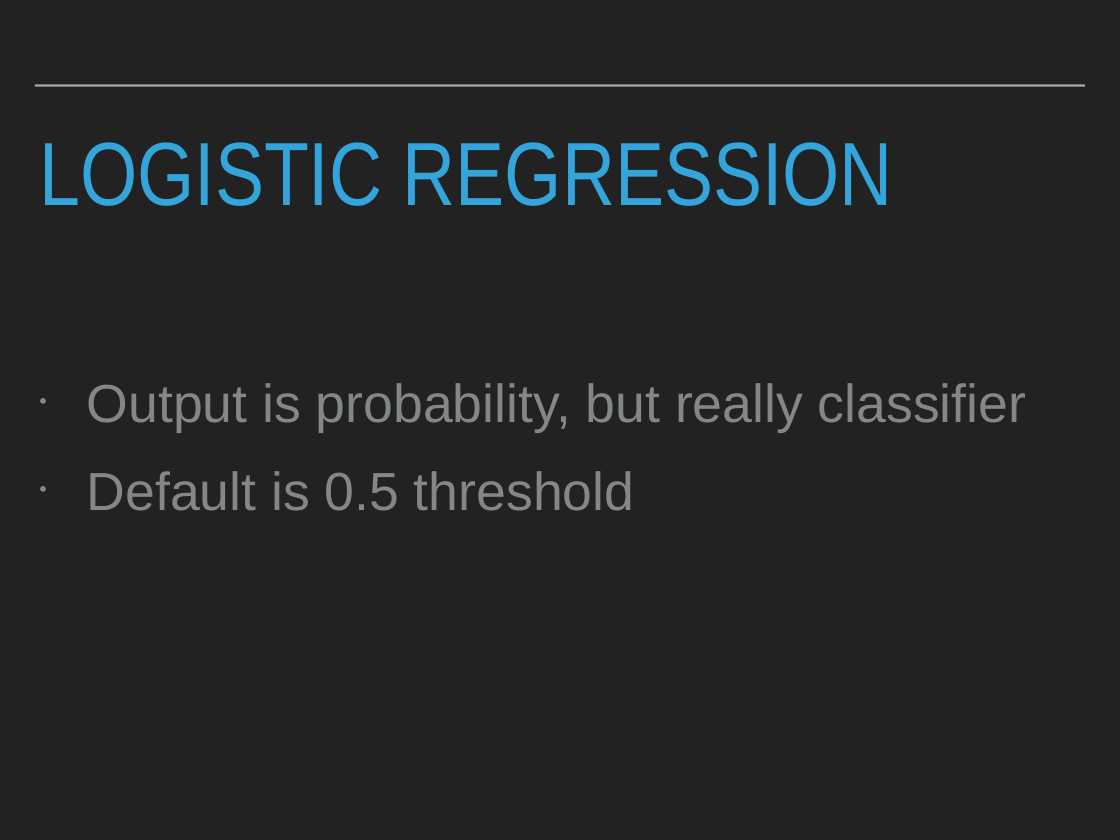
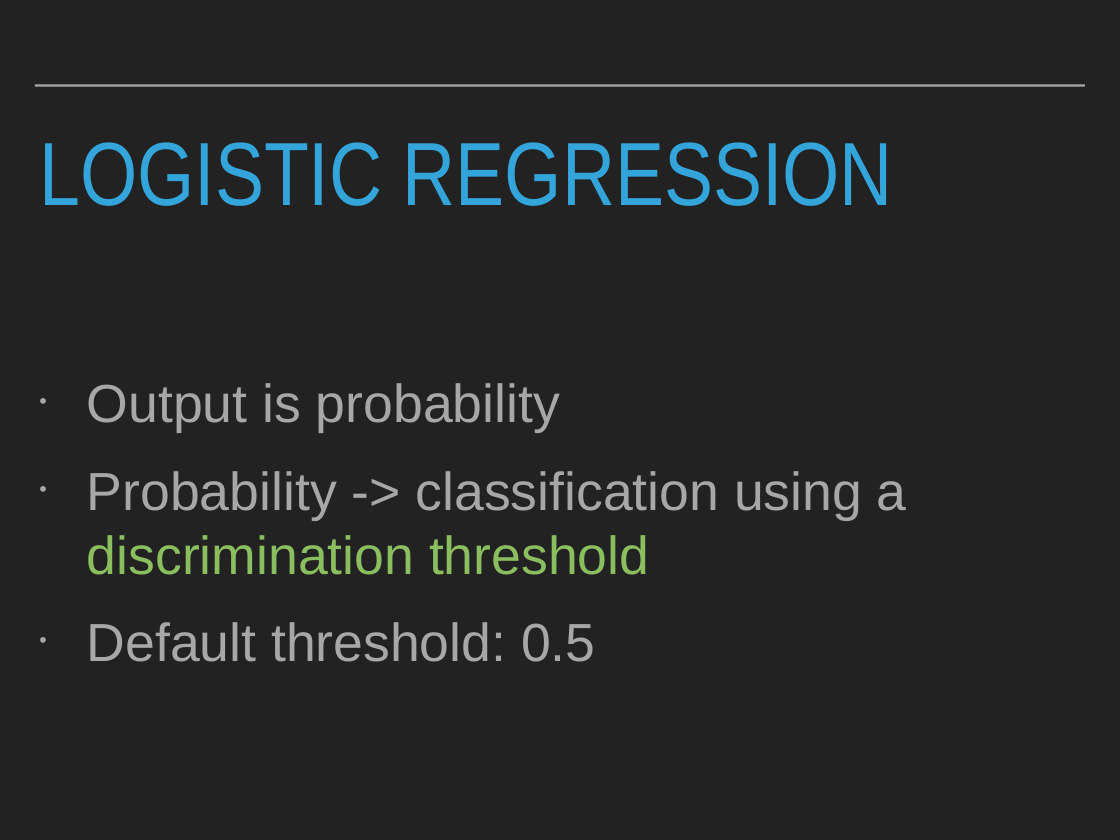
Before and after one commit to patricks1/noble-machine-learning, a slide deck: slide 20 of Session3/Session3_Slides.pptx (slide 10 before the commit). Drawn at 1120x840 pixels with LibreOffice and Linux fonts; fonts in the diff are those of the drawing. Boxes give left, top, right and bottom in pixels: in the first picture for what was removed or moved away, otherwise in the second. Text is boxed around its words. In the diff, an @@ line names an element or a change of style, - is before the commit and + after.

```diff
--- a/Session3/Session3_Slides.pptx
+++ b/Session3/Session3_Slides.pptx
@@ text at (87,383,907,662): text changed; text colour #838787 to #A7A7A7 @@
-• Output is probability, but really classifier
-• Default is 0.5 threshold
+• Output is probability
+• Probability -> classification using a discrimination threshold
+• Default threshold: 0.5
```
Also in this commit, not shown: 5 other slides changed, 15 slides added, 3 slides removed, 3 other files.
